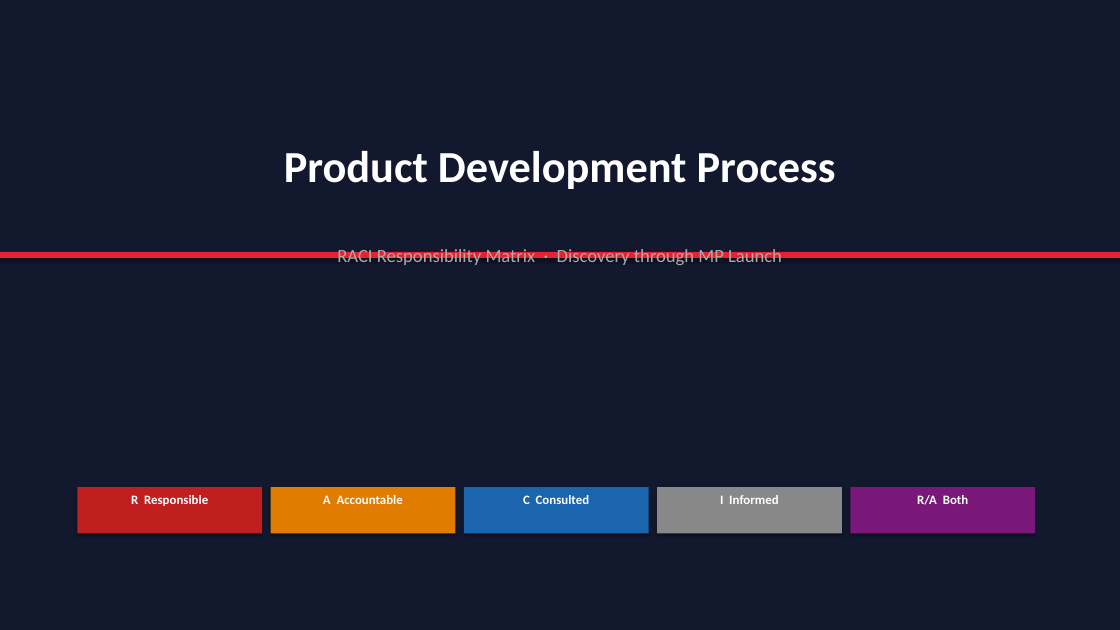
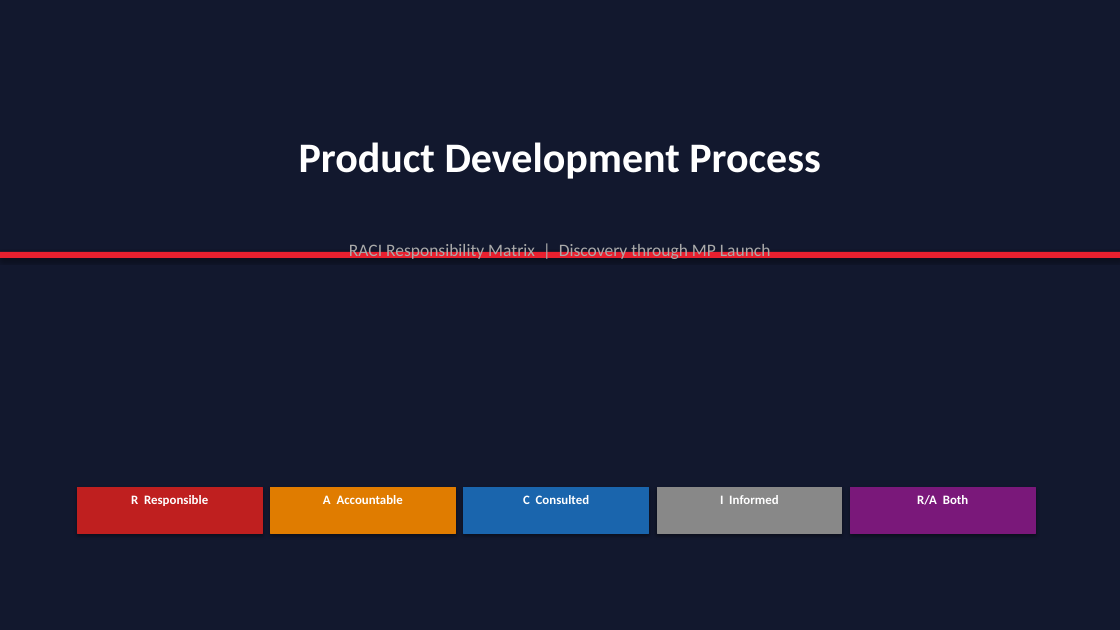
Before and after one commit to anthonycimellaro-sudo/Repo-1, a slide deck: slide 1 of KICKR_Product_Development_RACI.pptx. Drawn at 1120x630 pixels with LibreOffice and Linux fonts; fonts in the diff are those of the drawing. Boxes give left, top, right and bottom in pixels: in the first picture for what was removed or moved away, otherwise in the second. Text is boxed around its words. In the diff, an @@ line names an element or a change of style, - is before the commit and + after.

```diff
--- a/KICKR_Product_Development_RACI.pptx
+++ b/KICKR_Product_Development_RACI.pptx
@@ text "Product Development Process": place and size @@
-text "Product Development Process" at [284, 151, 836, 189]
+text "Product Development Process" at [299, 142, 820, 179]
@@ text "Product Development Process" at [299, 142, 820, 179]: size 38 to 36 pt @@
@@ rectangle at [0, 252, 1120, 258]: outline none to #E8202F 0.75 pt @@
@@ text at [349, 242, 771, 261]: text changed; size 16 to 15 pt @@
-RACI Responsibility Matrix · Discovery through MP Launch
+RACI Responsibility Matrix | Discovery through MP Launch
```
Also in this commit, not shown: 10 other slides changed, 1 other file.
